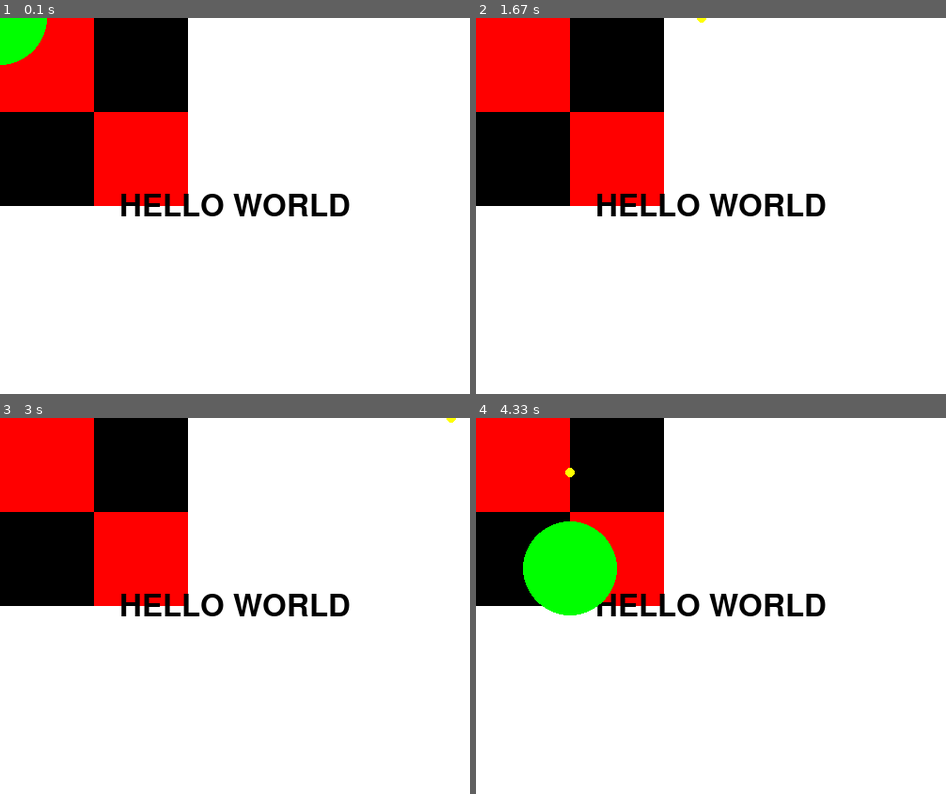
Above: before the commit, frames 1-4 (two rows, left to right).
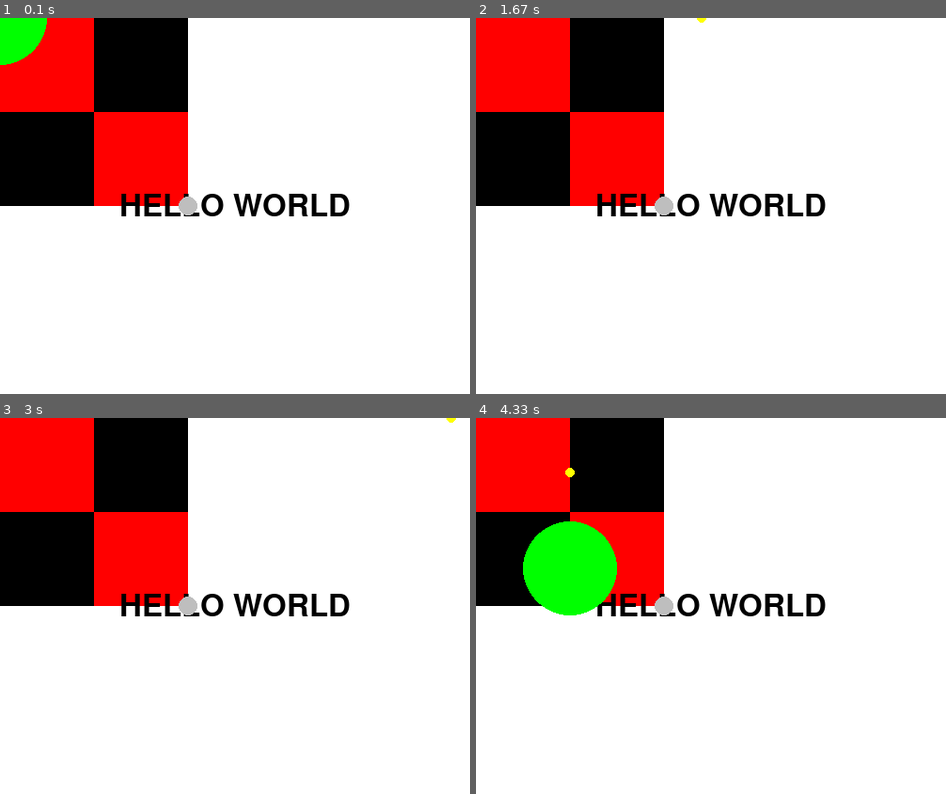
Above: after the commit, the same moments.

Repository: tsh/game-1-topdown-shooter-pygame
Game: pygame game, started from main.py
The game is run twice, just before and just after one commit, with the same random seed, the same clock (stepped at 60 frames per second) and the same inputs.
Inputs:
- Up to frame 1 (0.1 s): no input
- Up to frame 2 (1.67 s): hold Right 0.33-0.8 s; hold Up 0.83-1.13 s; hold W 0.83-1.13 s; hold Right 1.17-1.63 s; hold D 1.17-1.63 s
- Up to frame 3 (3 s): hold Left 1.67-2.2 s; hold A 1.67-2.2 s; hold Down 2.23-2.53 s; hold S 2.23-2.53 s; hold Left 2.57-2.97 s; hold A 2.57-2.97 s
- Up to frame 4 (4.33 s): hold Right 3.4-4.03 s; hold D 3.4-4.03 s; hold Down from 4.07 s (still down); hold S from 4.07 s (still down)

The runs differ from the first frame. In frame 1, 0.2% of the frame differs, in the area x 38-42%, y 47-53%; in frame 2, 0.2%; in frame 3, 0.2%; in frame 4, 0.2%.

Commit message:
draw enemy

Diff:
--- a/character.py
+++ b/character.py
@@ -39,3 +39,11 @@
             target = (target - Vec2d(self.x, self.y)).normalized()
             prj = Projectile(self.x, self.y, target)
         Projectile.projectiles.append(prj)
+
+
+class Enemy(object):
+    def __init__(self):
+        self.pos = Vec2d(200, 200)
+
+    def render(self, surface):
+        pygame.draw.circle(surface, Color("grey"), self.pos, 10)
--- a/main.py
+++ b/main.py
@@ -3,7 +3,7 @@
 from pygame.locals import *
 from pymunk.vec2d import Vec2d
 from map import Map
-from character import Character
+from character import Character, Enemy
 from projectiles import Projectile
 
 
@@ -44,6 +44,7 @@
 
 map = Map()
 chr = Character()
+enm = Enemy()
 gom = GameObjectManager(WIDTH, HEIGHT)
 
 clock = pygame.time.Clock()
@@ -90,8 +91,8 @@
     map.render(windowSurface)
     windowSurface.blit(text,textRect)
     chr.render(windowSurface)
+    enm.render(windowSurface)
     gom.check_boundry()
-    print (Projectile.projectiles)
     Projectile.update(windowSurface)
     pygame.display.update()
 sys.exit()
